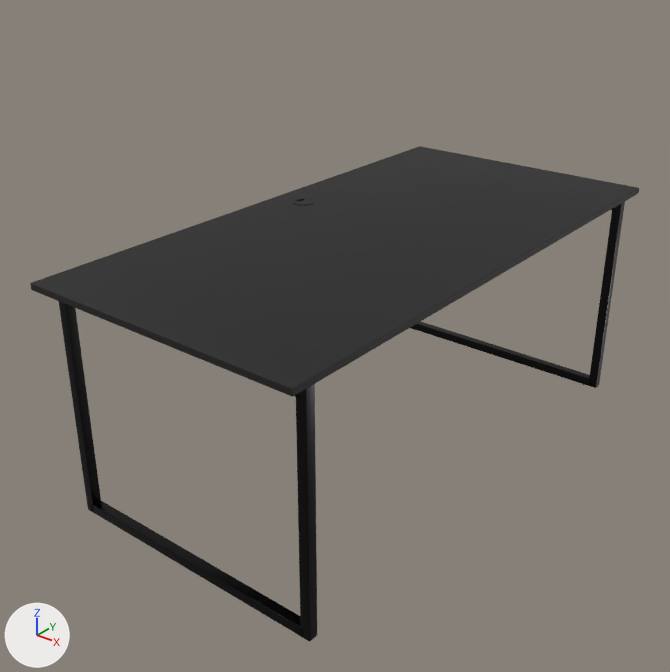
The glTF model Comp_stol.glb: old version first, new version second.
One viewpoint serves both versions: a camera (50 mm lens) standing at (2.92, -1.75, 1.68) and looking at (1.32, 0.25, 0.44). The axes (+X, +Y, +Z) are drawn at lower left. The lights are the same throughout. The picture after the commit comes second. Where no turn or scale is listed for an object, it has been applied to the vertices.
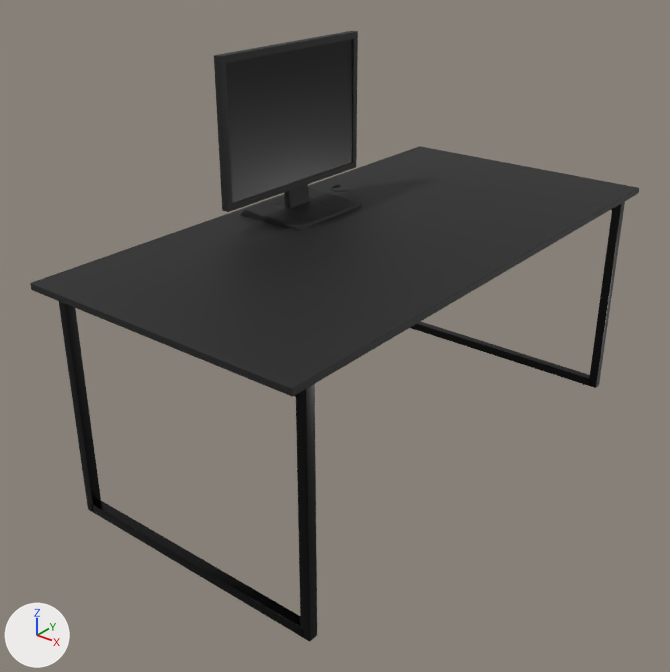
What differs and where, as boxes (x1, y1, x2, y2) in the pictures (670 x 672 px):
'Object', added (black): after (226, 39, 352, 203)
'Box015', added (black): after (214, 31, 358, 212)
'Box016', added (black): after (240, 187, 361, 231)
'Box017', added (black): after (284, 184, 310, 208)

Patch to the scene script:
```diff
--- a/Comp_stol.glb.py
+++ b/Comp_stol.glb.py
@@ me_box017 @@
+me_box017.from_pydata(...)  # 216 vertices, 384 faces; spans x -0.0093..0.0143, y -0.0472..0.0472, z 0.0005..0.0616
+me_box017.materials.append(mat_material__25)  # black #191919
@@ me_object @@
+me_object.from_pydata(...)  # 56 vertices, 90 faces; spans x 0.007, y -0.286..0.286, z 0.02..0.419
+me_object.materials.append(mat_material__26)  # black #2a2a2a
@@ me_box016 @@
+me_box016.from_pydata(...)  # 587 vertices, 1136 faces; spans x -0.156..0.091, y -0.156..0.156, z 0.0..0.028
+me_box016.materials.append(mat_material__25)  # black #191919
@@ me_box015 @@
+me_box015.from_pydata(...)  # 3759 vertices, 7424 faces; spans x -0.012..0.012, y -0.306..0.306, z 0.0..0.439
+me_box015.materials.append(mat_material__25)  # black #191919
@@ ob_box017 @@
+ob_box017 = bpy.data.objects.new('Box017', me_box017)
+ob_box017.location = (1.047, 0.396, 0.764)
@@ ob_object @@
+ob_object = bpy.data.objects.new('Object', me_object)
+ob_object.location = (1.048, 0.384, 0.823)
@@ ob_box016 @@
+ob_box016 = bpy.data.objects.new('Box016', me_box016)
+ob_box016.location = (1.098, 0.393, 0.747)
@@ ob_box015 @@
+ob_box015 = bpy.data.objects.new('Box015', me_box015)
+ob_box015.location = (1.048, 0.384, 0.823)
```
